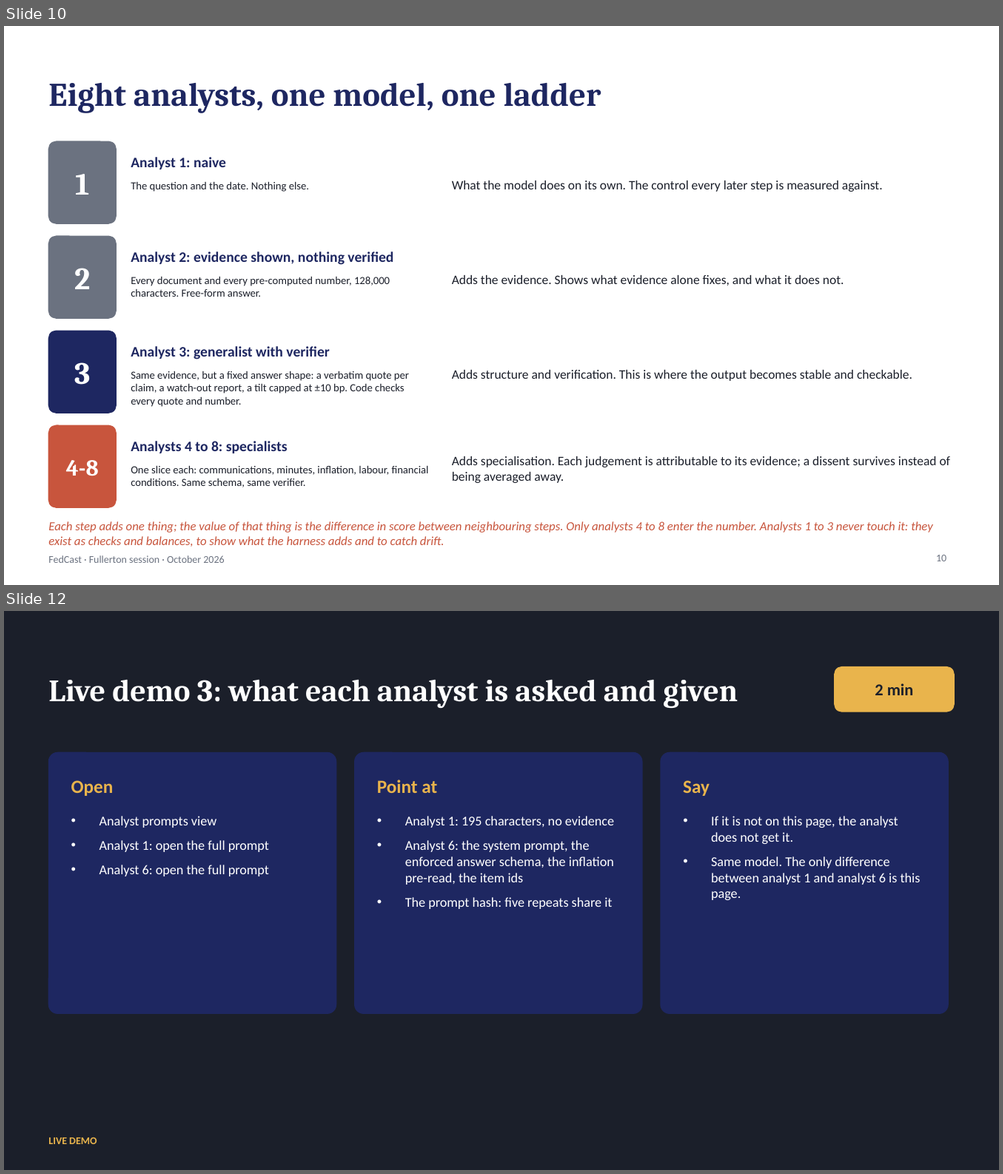
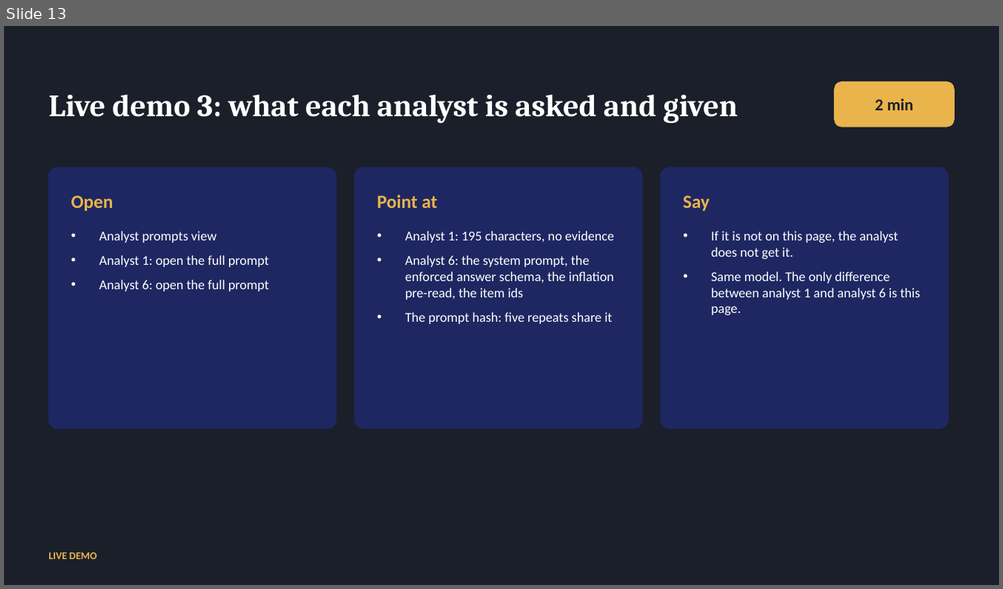
Before and after one commit to kmt112/fed-forecast, a slide deck: docs/FedCast_Fullerton.pptx. Shown one above the other, each under a label of ours: slides 10 and 12 before the commit, slide 13 after it; the slides between them are not shown. The pictures are 1003x1174 and 1003x589 pixels, drawn with LibreOffice and Linux fonts; fonts in the diff are those of the drawing. Boxes give left, top, right and bottom in pixels: in the first picture for what was removed or moved away, otherwise in the second. Text is boxed around its words. In the diff, an @@ line names an element or a change of style, - is before the commit and + after.

```diff
--- a/docs/FedCast_Fullerton.pptx
+++ b/docs/FedCast_Fullerton.pptx
@@ slide 10 removed at (x1=4, y1=26, x2=999, y2=585), background #FFFFFF @@
@@ title removed at (x1=48, y1=83, x2=601, y2=113) @@
-Eight analysts, one model, one ladder
@@ rounded rectangle removed at (x1=48, y1=141, x2=116, y2=224) @@
@@ text removed at (x1=131, y1=157, x2=226, y2=170) @@
-Analyst 1: naive
@@ text removed at (x1=75, y1=174, x2=89, y2=195) @@
-1
@@ text removed at (x1=452, y1=181, x2=882, y2=192) @@
-What the model does on its own. The control every later step is measured against.
@@ text removed at (x1=131, y1=181, x2=309, y2=192) @@
-The question and the date. Nothing else.
@@ rounded rectangle removed at (x1=48, y1=236, x2=116, y2=318) @@
@@ text removed at (x1=74, y1=268, x2=90, y2=289) @@
-2
@@ text removed at (x1=131, y1=252, x2=393, y2=265) @@
-Analyst 2: evidence shown, nothing verified
@@ text removed at (x1=131, y1=276, x2=390, y2=297) @@
-Every document and every pre-computed number, 128,000 characters. Free-form answer.
@@ text removed at (x1=452, y1=275, x2=844, y2=286) @@
-Adds the evidence. Shows what evidence alone fixes, and what it does not.
@@ rounded rectangle removed at (x1=48, y1=331, x2=116, y2=413) @@
@@ text removed at (x1=131, y1=346, x2=329, y2=360) @@
-Analyst 3: generalist with verifier
@@ text removed at (x1=74, y1=363, x2=90, y2=385) @@
-3
@@ text removed at (x1=131, y1=371, x2=409, y2=407) @@
-Same evidence, but a fixed answer shape: a verbatim quote per claim, a watch-out report, a tilt capped at ±10 bp. Code checks every quote and number.
@@ text removed at (x1=452, y1=370, x2=912, y2=381) @@
-Adds structure and verification. This is where the output becomes stable and checkable.
@@ rounded rectangle removed at (x1=48, y1=426, x2=116, y2=508) @@
@@ text removed at (x1=131, y1=441, x2=287, y2=454) @@
-Analysts 4 to 8: specialists
@@ text removed at (x1=66, y1=460, x2=99, y2=476) @@
-4-8
@@ text removed at (x1=131, y1=466, x2=429, y2=488) @@
-One slice each: communications, minutes, inflation, labour, financial conditions. Same schema, same verifier.
@@ text removed at (x1=452, y1=457, x2=950, y2=483) @@
-Adds specialisation. Each judgement is attributable to its evidence; a dissent survives instead of being averaged away.
@@ text removed at (x1=48, y1=522, x2=933, y2=547) @@
-Each step adds one thing; the value of that thing is the difference in score between neighbouring steps. Only analysts 4 to 8 enter the number. Analysts 1 to 3 never touch it: they exist as checks and balances, to show what the harness adds and to catch drift.
@@ text removed at (x1=48, y1=556, x2=224, y2=563) @@
-FedCast · Fullerton session · October 2026
@@ page number removed at (x1=936, y1=555, x2=946, y2=562) @@
-10
@@ what was slide 12 is now slide 13 @@
```
Also in this commit, not shown: 10 slides changed, 4 slides added, 2 other slides removed, 2 other files.
